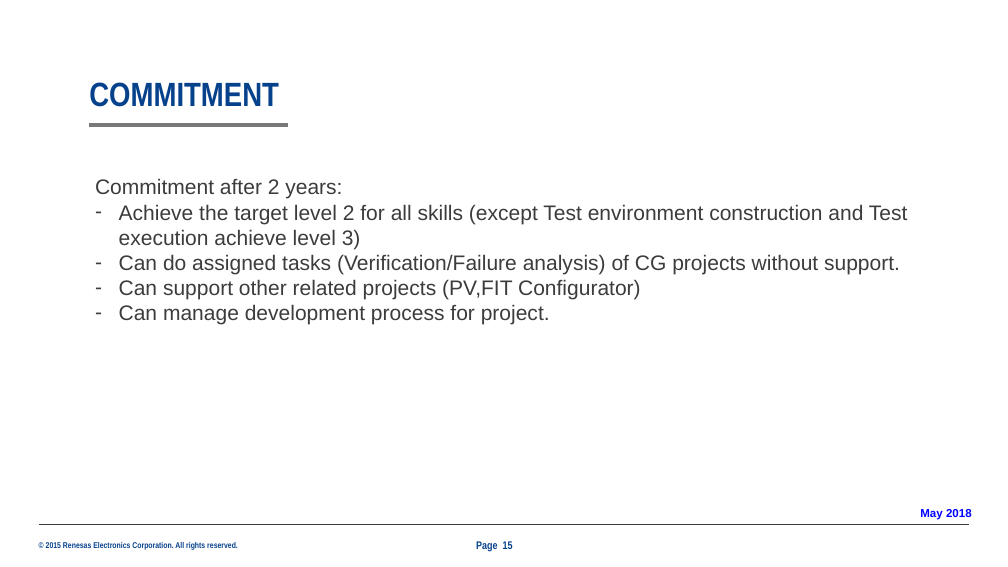
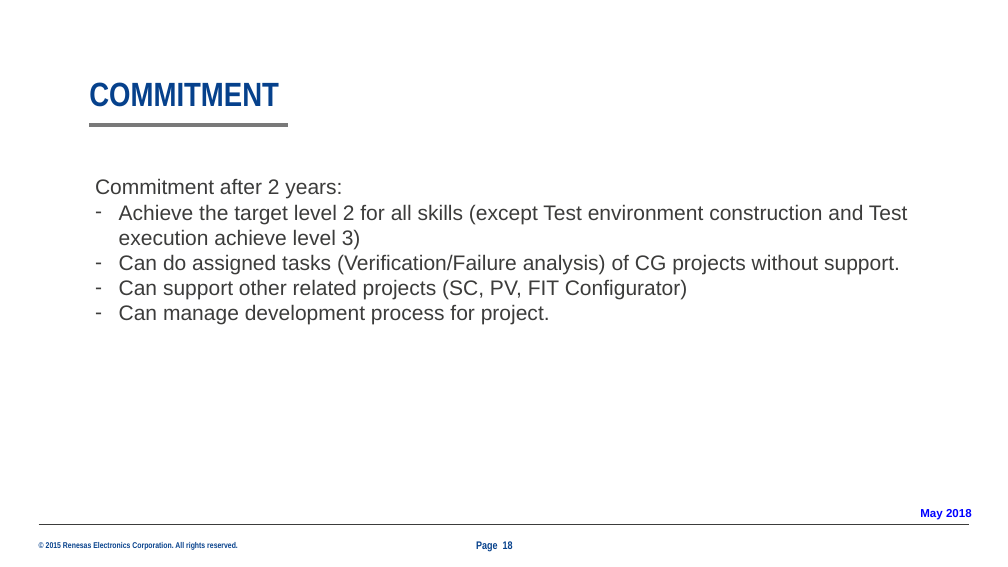
Before and after one commit to boheomap/afsdfsddsf, a slide deck: slide 18 of 25G_TrainingPlan_ThanhPham_2001_new_Jun28.pptx (slide 15 before the commit). Drawn at 1008x567 pixels with LibreOffice and Linux fonts; fonts in the diff are those of the drawing; background and template pictures are left out. Boxes give left, top, right and bottom in pixels: in the first picture for what was removed or moved away, otherwise in the second. Text is boxed around its words. In the diff, an @@ line names an element or a change of style, - is before the commit and + after.

```diff
--- a/25G_TrainingPlan_ThanhPham_2001_new_Jun28.pptx
+++ b/25G_TrainingPlan_ThanhPham_2001_new_Jun28.pptx
@@ text at (x1=119, y1=279, x2=688, y2=300): text changed @@
-– Can support other related projects (PV,FIT Configurator)
+– Can support other related projects (SC, PV, FIT Configurator)
```
Also in this commit, not shown: 8 other slides changed, 6 slides added, 3 slides removed.
